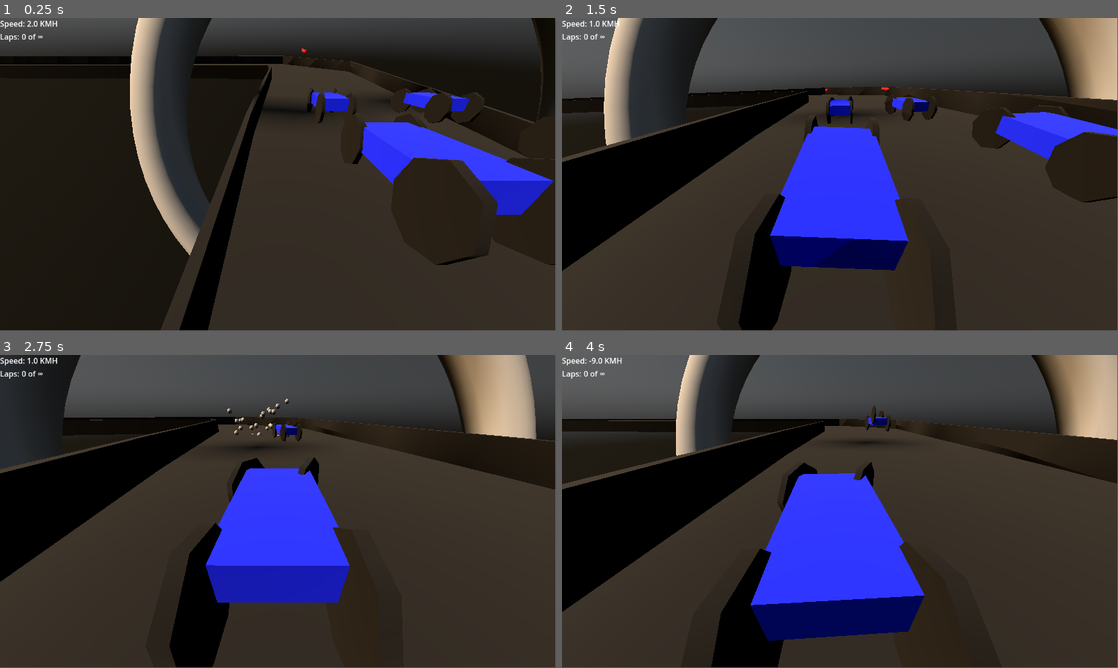
Above: before the commit, frames 1-4 (two rows, left to right).
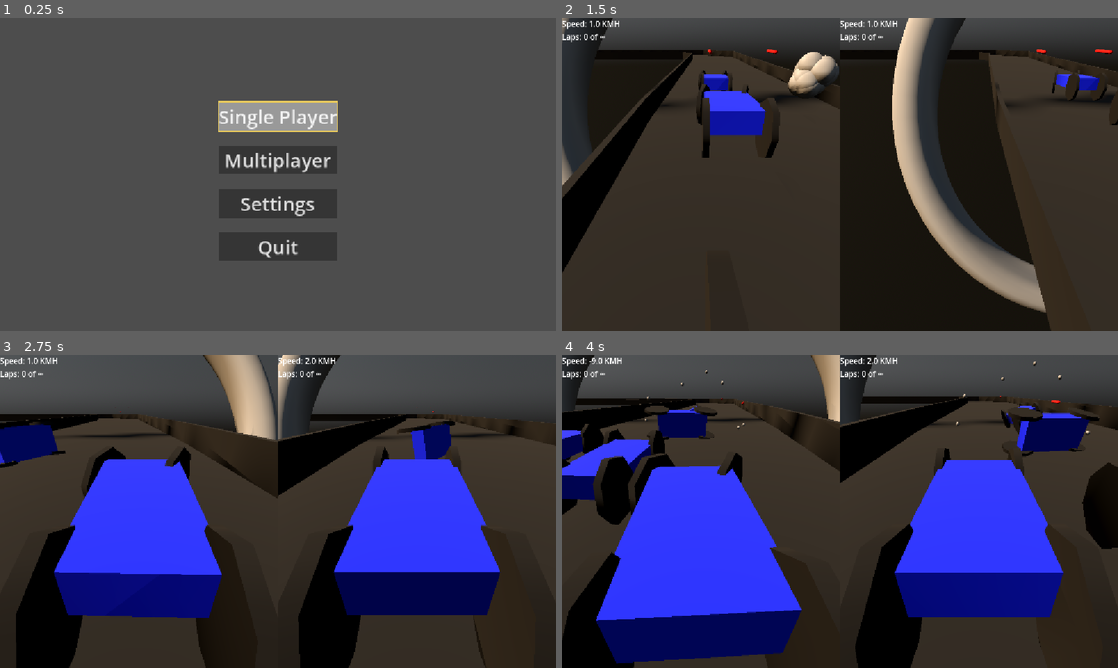
Above: after the commit, the same moments.

Repository: DwoaC/RickNRollRacing
Game: Godot game, scene res://gui/main.tscn
Two runs of this game, one before a commit and one after it. Both use one fixed random seed, a clock stepped at 60 frames per second and the inputs below. Before the commit the project starts from res://worlds/world_1.tscn. Sound files missing from this copy of the repository are replaced by a short silence.
Inputs (mouse positions are in pixels of both pictures, inside the frame that each line leads up to):
- Up to frame 1 (0.25 s): no input
- Up to frame 2 (1.5 s): click (840, 158) at 0.5 s, where only the run after the commit has a clickable "Multiplayer"; click (840, 111) at 1.25 s, where only the run after the commit has a clickable "Two Player"
- Up to frame 3 (2.75 s): hold D (turn_right) from 2.03 s (still down); tap Space (fire) at 2.1 s
- Up to frame 4 (4 s): release D (turn_right) at 2.78 s; hold S (brake) 2.78-3.53 s; tap Space (fire) at 2.85, 3.6 s; hold D (turn_right) from 3.53 s (still down)
In our replay, the window is 799x449 before the commit and 800x450 after it. These sizes can differ from the game's own. Grey fills any space a smaller window leaves; there, only what the larger window draws over its background counts as a difference.

The runs differ from the first frame. In frame 1, 90% of the frame differs, in the area x 0-100%, y 0-100%; in frame 2, 57%; in frame 3, 63%; in frame 4, 68%.

Commit message:
added menus

Diff:
--- /dev/null
+++ b/gamer_manager.gd
@@ -0,0 +1,18 @@
+# GameManager.gd (Autoload)
+extends Node
+
+var current_level_node = null
+
+func load_level(level_path: String):
+	# 1. Show Loading Screen
+	# 2. Instance the new level
+	var level_scene = load(level_path)
+	var new_level = level_scene.instantiate()
+
+	# 3. Clear old level
+	if current_level_node:
+		current_level_node.queue_free()
+
+	# 4. Add to the Main container
+	get_tree().root.get_node("Main/LevelContainer").add_child(new_level)
+	current_level_node = new_level
--- /dev/null
+++ b/gui/level_select.tscn
@@ -0,0 +1,9 @@
+[gd_scene format=3 uid="uid://bs5bd2c6juten"]
+
+[node name="LevelSelect" type="Control"]
+layout_mode = 3
+anchors_preset = 15
+anchor_right = 1.0
+anchor_bottom = 1.0
+grow_horizontal = 2
+grow_vertical = 2
--- a/gui/loading_screen.tscn
+++ b/gui/loading_screen.tscn
@@ -2,5 +2,13 @@
 
 [ext_resource type="Script" uid="uid://dkp836eq7ay04" path="res://gui/loading_screen.gd" id="1_wmfqg"]
 
-[node name="LoadingScreen" type="Node2D"]
+[node name="LoadingScreen" type="Control"]
+visible = false
+layout_mode = 3
+anchors_preset = 0
 script = ExtResource("1_wmfqg")
+
+[node name="ProgressBar" type="ProgressBar" parent="."]
+layout_mode = 0
+offset_right = 4.0
+offset_bottom = 27.0
--- /dev/null
+++ b/gui/main.gd
@@ -0,0 +1,24 @@
+extends Node
+
+@onready var level_container = $LevelContainer
+@onready var ui_layer = $UILayer
+
+func trigger_level_load(path: String):
+	for child in level_container.get_children():
+		child.queue_free()
+
+	# 2. Add the Loading Screen UI
+	var loader = load("res://gui/loading_screen.tscn").instantiate()
+	loader.scene_path = path
+	ui_layer.add_child(loader)
+
+
+func finalize_load(new_level_resource: PackedScene):
+	var level_instance = new_level_resource.instantiate()
+	level_container.add_child(level_instance)
+
+	# 3. Position the Player at the level's SpawnPoint
+	spawn_player(level_instance)
+
+func spawn_player(level):
+	pass
--- /dev/null
+++ b/gui/main.tscn
@@ -0,0 +1,17 @@
+[gd_scene load_steps=4 format=3 uid="uid://ddspl8kouh0vv"]
+
+[ext_resource type="Script" uid="uid://b0knhaj5nn7js" path="res://gui/main.gd" id="1_npj5w"]
+[ext_resource type="PackedScene" uid="uid://br0l8neg6qv7i" path="res://gui/loading_screen.tscn" id="2_640sx"]
+[ext_resource type="PackedScene" uid="uid://5u2ijg5e0xtr" path="res://gui/main_menu.tscn" id="3_mlcj6"]
+
+[node name="Main" type="Node"]
+script = ExtResource("1_npj5w")
+
+[node name="UILayer" type="CanvasLayer" parent="."]
+
+[node name="LoadingScreen" parent="UILayer" instance=ExtResource("2_640sx")]
+
+[node name="MainMenu" parent="UILayer" instance=ExtResource("3_mlcj6")]
+
+[node name="LevelContainer" type="Node3D" parent="."]
+unique_name_in_owner = true
--- /dev/null
+++ b/gui/main_menu.gd
@@ -0,0 +1,65 @@
+extends Control
+
+@onready var first_button = %SinglePlayerButton
+
+var previous_menu: Control
+
+var current_menu: Control:
+	set(new_menu):
+		print('changing from ' + str(current_menu) + ' to ' + str(new_menu))
+		if current_menu:
+			current_menu.hide()
+			previous_menu = current_menu
+
+		new_menu.show()
+
+		for node in new_menu.get_children():
+			if node is Button:
+				first_button = node
+				break
+		if first_button:
+			first_button.grab_focus()
+
+		current_menu = new_menu
+
+func _ready():
+	# VERY IMPORTANT: This tells the controller which button to start on
+	first_button.grab_focus()
+	current_menu = %TopMenu
+	%SinglePlayerButton.pressed.connect(_on_single_player_btn_pressed)
+	%MultiplayerButton.pressed.connect(_on_multiplayer_btn_pressed)
+	%SettingsButton.pressed.connect(_on_settings_btn_pressed)
+	%QuitButton.pressed.connect(_on_quit_btn_pressed)
+
+	%TwoPlayerButton.pressed.connect(_on_two_player_btn_pressed)
+	%ThreePlayerButton.pressed.connect(_on_three_player_btn_pressed)
+	%FourPlayerButton.pressed.connect(_on_four_player_btn_pressed)
+	%MultiplayerBack.pressed.connect(_on_back_pressed)
+
+func _on_single_player_btn_pressed():
+	# Tell our Main node to start the game
+	GamerManager.load_level("res://worlds/world_1.tscn")
+	hide()
+
+func _on_multiplayer_btn_pressed():
+	print("multiplayer")
+	current_menu = %MultiplayerMenu
+
+func _on_settings_btn_pressed():
+	pass
+
+func _on_quit_btn_pressed():
+	get_tree().quit()
+
+func _on_two_player_btn_pressed():
+	GamerManager.load_level("res://worlds/multiplayer_main.tscn")
+	hide()
+
+func _on_three_player_btn_pressed():
+	pass
+
+func _on_four_player_btn_pressed():
+	pass
+
+func _on_back_pressed() -> void:
+	current_menu = previous_menu
--- /dev/null
+++ b/gui/main_menu.tscn
@@ -0,0 +1,94 @@
+[gd_scene load_steps=3 format=3 uid="uid://5u2ijg5e0xtr"]
+
+[ext_resource type="Script" uid="uid://daiofqy466nwl" path="res://gui/main_menu.gd" id="1_reecx"]
+[ext_resource type="Theme" uid="uid://cyxum4pwm3sf5" path="res://gui/main_theme.tres" id="1_xkvi0"]
+
+[node name="MainMenu" type="Control"]
+layout_mode = 3
+anchors_preset = 15
+anchor_right = 1.0
+anchor_bottom = 1.0
+grow_horizontal = 2
+grow_vertical = 2
+theme = ExtResource("1_xkvi0")
+script = ExtResource("1_reecx")
+
+[node name="Background" type="TextureRect" parent="."]
+layout_mode = 0
+offset_right = 40.0
+offset_bottom = 40.0
+
+[node name="MarginContainer" type="MarginContainer" parent="."]
+unique_name_in_owner = true
+layout_mode = 1
+anchors_preset = 15
+anchor_right = 1.0
+anchor_bottom = 1.0
+grow_horizontal = 2
+grow_vertical = 2
+theme_override_constants/margin_left = 50
+theme_override_constants/margin_top = 50
+theme_override_constants/margin_right = 50
+theme_override_constants/margin_bottom = 50
+
+[node name="TopMenu" type="VBoxContainer" parent="MarginContainer"]
+unique_name_in_owner = true
+layout_mode = 2
+size_flags_horizontal = 4
+theme_override_constants/separation = 30
+alignment = 1
+
+[node name="Logo" type="TextureRect" parent="MarginContainer/TopMenu"]
+layout_mode = 2
+
+[node name="SinglePlayerButton" type="Button" parent="MarginContainer/TopMenu"]
+unique_name_in_owner = true
+custom_minimum_size = Vector2(0, 60)
+layout_mode = 2
+text = "Single Player"
+
+[node name="MultiplayerButton" type="Button" parent="MarginContainer/TopMenu"]
+unique_name_in_owner = true
+custom_minimum_size = Vector2(0, 60)
+layout_mode = 2
+text = "Multiplayer"
+
+[node name="SettingsButton" type="Button" parent="MarginContainer/TopMenu"]
+unique_name_in_owner = true
+custom_minimum_size = Vector2(0, 60)
+layout_mode = 2
+text = "Settings"
+
+[node name="QuitButton" type="Button" parent="MarginContainer/TopMenu"]
+unique_name_in_owner = true
+custom_minimum_size = Vector2(0, 60)
+layout_mode = 2
+text = "Quit"
+
+[node name="MultiplayerMenu" type="VBoxContainer" parent="MarginContainer"]
+unique_name_in_owner = true
+visible = false
+layout_mode = 2
+size_flags_horizontal = 4
+theme_override_constants/separation = 30
+alignment = 1
+
+[node name="TwoPlayerButton" type="Button" parent="MarginContainer/MultiplayerMenu"]
+unique_name_in_owner = true
+layout_mode = 2
+text = "Two Player"
+
+[node name="ThreePlayerButton" type="Button" parent="MarginContainer/MultiplayerMenu"]
+unique_name_in_owner = true
+layout_mode = 2
+text = "Three Player"
+
+[node name="FourPlayerButton" type="Button" parent="MarginContainer/MultiplayerMenu"]
+unique_name_in_owner = true
+layout_mode = 2
+text = "Four Player"
+
+[node name="MultiplayerBack" type="Button" parent="MarginContainer/MultiplayerMenu"]
+unique_name_in_owner = true
+layout_mode = 2
+text = "Back"
--- /dev/null
+++ b/gui/main_theme.tres
@@ -0,0 +1,32 @@
+[gd_resource type="Theme" load_steps=6 format=3 uid="uid://cyxum4pwm3sf5"]
+
+[sub_resource type="StyleBoxFlat" id="StyleBoxFlat_qwhtq"]
+bg_color = Color(0.07284262, 0.072842635, 0.072842576, 1)
+
+[sub_resource type="StyleBoxFlat" id="StyleBoxFlat_ntn21"]
+border_width_left = 3
+border_width_top = 3
+border_width_right = 3
+border_width_bottom = 3
+border_color = Color(0.90420073, 0.7896885, 0.36617458, 1)
+expand_margin_left = 2.0
+expand_margin_top = 2.0
+expand_margin_right = 2.0
+expand_margin_bottom = 2.0
+
+[sub_resource type="StyleBoxFlat" id="StyleBoxFlat_4l6wq"]
+bg_color = Color(0.32915837, 0.3291584, 0.3291583, 1)
+
+[sub_resource type="StyleBoxFlat" id="StyleBoxFlat_pf8t4"]
+bg_color = Color(0.20990813, 0.20990813, 0.20990801, 1)
+
+[sub_resource type="StyleBoxFlat" id="StyleBoxFlat_3222h"]
+bg_color = Color(0.17880967, 0.17880967, 0.17880952, 1)
+
+[resource]
+default_font_size = 40
+Button/styles/disabled = SubResource("StyleBoxFlat_qwhtq")
+Button/styles/focus = SubResource("StyleBoxFlat_ntn21")
+Button/styles/hover = SubResource("StyleBoxFlat_4l6wq")
+Button/styles/normal = SubResource("StyleBoxFlat_pf8t4")
+Button/styles/pressed = SubResource("StyleBoxFlat_3222h")
--- a/project.godot
+++ b/project.godot
@@ -11,12 +11,53 @@
 [application]
 
 config/name="RickNRollRacing"
-run/main_scene="res://worlds/world_1.tscn"
+run/main_scene="uid://ddspl8kouh0vv"
 config/features=PackedStringArray("4.5", "Mobile")
 config/icon="res://assets/icon.svg"
 
+[autoload]
+
+GamerManager="*res://gamer_manager.gd"
+
+[display]
+
+window/stretch/mode="canvas_items"
+window/stretch/aspect="expand"
+
 [input]
 
+ui_left={
+"deadzone": 0.5,
+"events": [Object(InputEventKey,"resource_local_to_scene":false,"resource_name":"","device":0,"window_id":0,"alt_pressed":false,"shift_pressed":false,"ctrl_pressed":false,"meta_pressed":false,"pressed":false,"keycode":4194319,"physical_keycode":0,"key_label":0,"unicode":0,"location":0,"echo":false,"script":null)
+, Object(InputEventJoypadButton,"resource_local_to_scene":false,"resource_name":"","device":0,"button_index":13,"pressure":0.0,"pressed":false,"script":null)
+, Object(InputEventJoypadMotion,"resource_local_to_scene":false,"resource_name":"","device":0,"axis":0,"axis_value":-1.0,"script":null)
+, Object(InputEventKey,"resource_local_to_scene":false,"resource_name":"","device":-1,"window_id":0,"alt_pressed":false,"shift_pressed":false,"ctrl_pressed":false,"meta_pressed":false,"pressed":false,"keycode":0,"physical_keycode":65,"key_label":0,"unicode":97,"location":0,"echo":false,"script":null)
+]
+}
+ui_right={
+"deadzone": 0.5,
+"events": [Object(InputEventKey,"resource_local_to_scene":false,"resource_name":"","device":0,"window_id":0,"alt_pressed":false,"shift_pressed":false,"ctrl_pressed":false,"meta_pressed":false,"pressed":false,"keycode":4194321,"physical_keycode":0,"key_label":0,"unicode":0,"location":0,"echo":false,"script":null)
+, Object(InputEventJoypadButton,"resource_local_to_scene":false,"resource_name":"","device":0,"button_index":14,"pressure":0.0,"pressed":false,"script":null)
+, Object(InputEventJoypadMotion,"resource_local_to_scene":false,"resource_name":"","device":0,"axis":0,"axis_value":1.0,"script":null)
+, Object(InputEventKey,"resource_local_to_scene":false,"resource_name":"","device":-1,"window_id":0,"alt_pressed":false,"shift_pressed":false,"ctrl_pressed":false,"meta_pressed":false,"pressed":false,"keycode":0,"physical_keycode":68,"key_label":0,"unicode":100,"location":0,"echo":false,"script":null)
+]
+}
+ui_up={
+"deadzone": 0.5,
+"events": [Object(InputEventKey,"resource_local_to_scene":false,"resource_name":"","device":0,"window_id":0,"alt_pressed":false,"shift_pressed":false,"ctrl_pressed":false,"meta_pressed":false,"pressed":false,"keycode":4194320,"physical_keycode":0,"key_label":0,"unicode":0,"location":0,"echo":false,"script":null)
+, Object(InputEventJoypadButton,"resource_local_to_scene":false,"resource_name":"","device":0,"button_index":11,"pressure":0.0,"pressed":false,"script":null)
+, Object(InputEventJoypadMotion,"resource_local_to_scene":false,"resource_name":"","device":0,"axis":1,"axis_value":-1.0,"script":null)
+, Object(InputEventKey,"resource_local_to_scene":false,"resource_name":"","device":-1,"window_id":0,"alt_pressed":false,"shift_pressed":false,"ctrl_pressed":false,"meta_pressed":false,"pressed":false,"keycode":0,"physical_keycode":87,"key_label":0,"unicode":119,"location":0,"echo":false,"script":null)
+]
+}
+ui_down={
+"deadzone": 0.5,
+"events": [Object(InputEventKey,"resource_local_to_scene":false,"resource_name":"","device":0,"window_id":0,"alt_pressed":false,"shift_pressed":false,"ctrl_pressed":false,"meta_pressed":false,"pressed":false,"keycode":4194322,"physical_keycode":0,"key_label":0,"unicode":0,"location":0,"echo":false,"script":null)
+, Object(InputEventJoypadButton,"resource_local_to_scene":false,"resource_name":"","device":0,"button_index":12,"pressure":0.0,"pressed":false,"script":null)
+, Object(InputEventJoypadMotion,"resource_local_to_scene":false,"resource_name":"","device":0,"axis":1,"axis_value":1.0,"script":null)
+, Object(InputEventKey,"resource_local_to_scene":false,"resource_name":"","device":-1,"window_id":0,"alt_pressed":false,"shift_pressed":false,"ctrl_pressed":false,"meta_pressed":false,"pressed":false,"keycode":0,"physical_keycode":83,"key_label":0,"unicode":115,"location":0,"echo":false,"script":null)
+]
+}
 accelerate={
 "deadzone": 0.5,
 "events": [Object(InputEventKey,"resource_local_to_scene":false,"resource_name":"","device":0,"window_id":0,"alt_presse …(189 unchanged characters)…
--- a/worlds/multiplayer_main.gd
+++ /dev/null
@@ -1,2 +0,0 @@
-# Main.gd (Attached to your root Main node)
-extends Node
--- a/worlds/multiplayer_main.tscn
+++ b/worlds/multiplayer_main.tscn
@@ -1,13 +1,11 @@
-[gd_scene load_steps=6 format=3 uid="uid://0fpp5mw0bsh0"]
+[gd_scene load_steps=5 format=3 uid="uid://0fpp5mw0bsh0"]
 
-[ext_resource type="Script" uid="uid://7r563ptyo6s6" path="res://worlds/multiplayer_main.gd" id="1_qjy36"]
-[ext_resource type="PackedScene" uid="uid://bfkasrbu3llwy" path="res://worlds/world_multiplayer.tscn" id="2_htc1g"]
+[ext_resource type="PackedScene" uid="uid://bfkasrbu3llwy" path="res://worlds/world.tscn" id="2_htc1g"]
 [ext_resource type="PackedScene" uid="uid://lesp7rhwlcij" path="res://objects/cars/player.tscn" id="3_jdi6j"]
 [ext_resource type="PackedScene" uid="uid://c4jtxt7avcl0m" path="res://objects/camera/spring_mounted_camera.tscn" id="4_cp7jv"]
 [ext_resource type="PackedScene" uid="uid://ekj5r33q5fo7" path="res://gui/car_gui/car_gui.tscn" id="5_efehu"]
 
 [node name="Main" type="Node3D"]
-script = ExtResource("1_qjy36")
 
 [node name="GridContainer" type="GridContainer" parent="."]
 anchors_preset = 15
@@ -32,14 +30,9 @@
 size = Vector2i(576, 648)
 render_target_update_mode = 4
 
-[node name="World" parent="GridContainer/SubViewportContainer1/SubViewport1" node_paths=PackedStringArray("cars") instance=ExtResource("2_htc1g")]
-track_path = "res://tracks/track_1.tscn"
-cars = [NodePath("../Player1"), NodePath("../../../SubViewportContainer2/SubViewport2/Player2")]
-n_ai = 4
-
 [node name="Player1" parent="GridContainer/SubViewportContainer1/SubViewport1" instance=ExtResource("3_jdi6j")]
+contact_monitor = false
 max_contacts_reported = 0
-contact_monitor = false
 
 [node name="CameraPivot1" parent="GridContainer/SubViewportContainer1/SubViewport1/Player1" instance=ExtResource("4_cp7jv")]
 
@@ -70,3 +63,8 @@
 
 [node name="CanvasLayer" parent="GridContainer/SubViewportContainer2/SubViewport2/Player2" node_paths=PackedStringArray("car") instance=ExtResource("5_efehu")]
 car = NodePath("..")
+
+[node name="World" parent="." node_paths=PackedStringArray("cars") instance=ExtResource("2_htc1g")]
+track_path = "res://tracks/1.tscn"
+cars = [NodePath("../GridContainer/SubViewportContainer1/SubViewport1/Player1"), NodePath("../GridContainer/SubViewportContainer2/SubViewport2/Player2")]
+n_ai = 4
Not shown, added: gamer_manager.gd.uid
Not shown, added: gui/main.gd.uid
Not shown, added: gui/main_menu.gd.uid
Not shown, removed: worlds/multiplayer_main.gd.uid
Not shown: 1 places in worlds/multiplayer_main.tscn that only renumber resources
Renamed: worlds/world_multiplayer.tscn -> worlds/world.tscn
